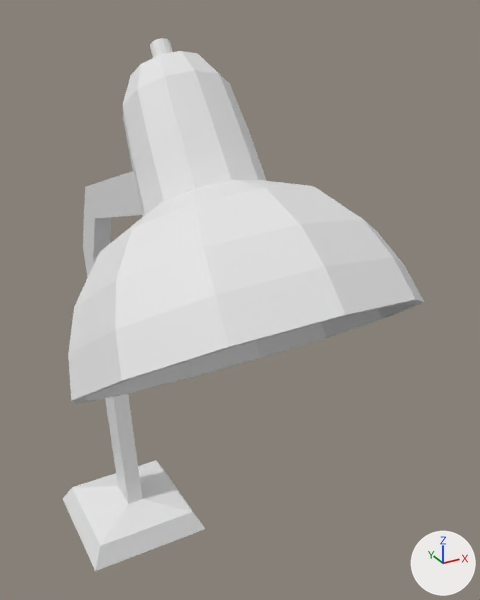
The FBX model Assets/Pref/lampara.fbx, before and after one commit.
Camera for both pictures: a 50 mm lens placed at (-22.61, 11.11, 8.69), pointed at (-21.2, 13.68, 7.4). Lighting does not change. The marker at lower right points along +X, +Y and +Z. Where no turn or scale is listed for an object, it has been applied to the vertices.

Before the edit, the objects in view are built like this:
```python
me_cylinder_005 = bpy.data.meshes.new('Cylinder.005')
me_cylinder_005.from_pydata(...)  # 253 vertices, 251 faces; spans x -0.67..0.67, y -0.49..1.95, z -2.18..0.79
ob_cylinder = bpy.data.objects.new('Cylinder', me_cylinder_005)
ob_cylinder.location = (-21.535, 12.946, 7.798)
```
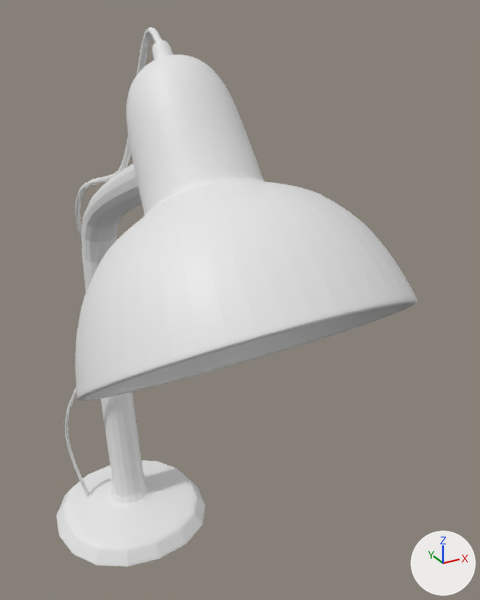
Edits to the scene script, one JSON object a line:
```json
{"block": "me_cylinder_005", "where": "# used by ob_cylinder; location = (-21.535, 12.946, 7.798)"}
{"op": "remove", "block": "me_cylinder_005", "code": "me_cylinder_005.from_pydata(...)  # 253 vertices, 251 faces; spans x -0.67..0.67, y -0.49..1.95, z -2.18..0.79"}
{"op": "add", "block": "me_cylinder_005", "code": "me_cylinder_005.from_pydata(...)  # 8843 vertices, 8816 faces; spans x -0.63..0.63, y -0.46..2.05, z -2.18..0.82"}
{"block": "me_cylinder_005", "change": "me_cylinder_005 part 1: the loose piece of 24 vertices spanning x -0.39..0.34, y 0.7..1.95, z -2.18..0.29 is rebuilt with 610 vertices and now spans x -0.51..0.45, y 0.52..2.05, z -2.18..0.41"}
{"block": "me_cylinder_005", "change": "me_cylinder_005 part 2: 2 vertices moved within x -0.25..0.25, y 0.39, z 0.2; 190 vertices removed from x -0.67..0.67, y -0.49..0.84, z -0.66..0.79; 8194 vertices added at x -0.63..0.63, y -0.46..1.99, z -2.05..0.82"}
```

Location of each change, (x1, y1, x2, y2) in pixels of the pictures (480 x 600 px):
```json
{"object": "Cylinder", "change": "reshaped", "before": [63, 38, 424, 571], "after": [56, 27, 417, 567]}
{"part": 1, "of": "me_cylinder_005", "change": "rebuilt", "before": [63, 171, 205, 571], "after": [56, 164, 205, 567]}
{"part": 2, "of": "me_cylinder_005", "change": "built on", "before": [68, 38, 424, 402], "after": [65, 27, 417, 497]}
```
